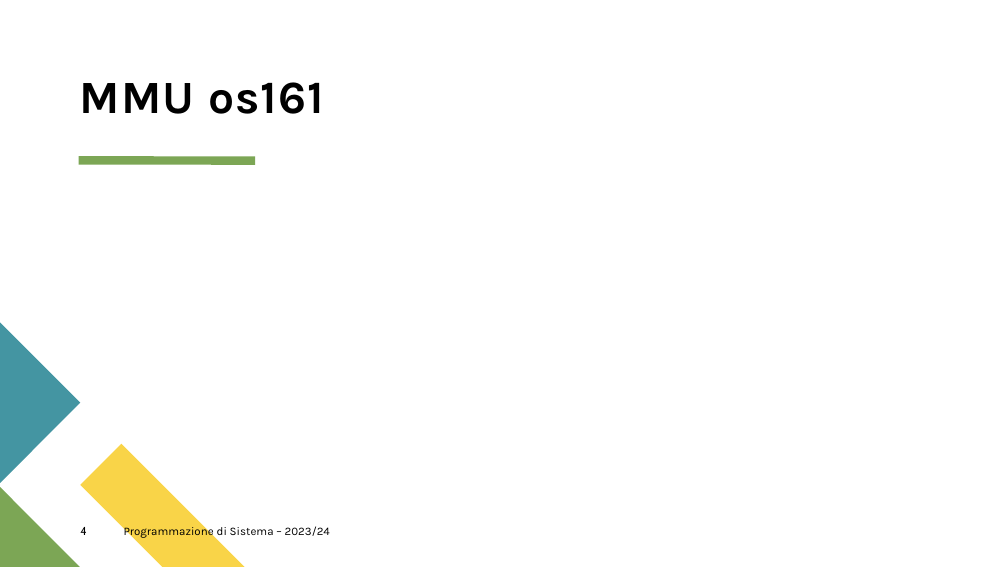
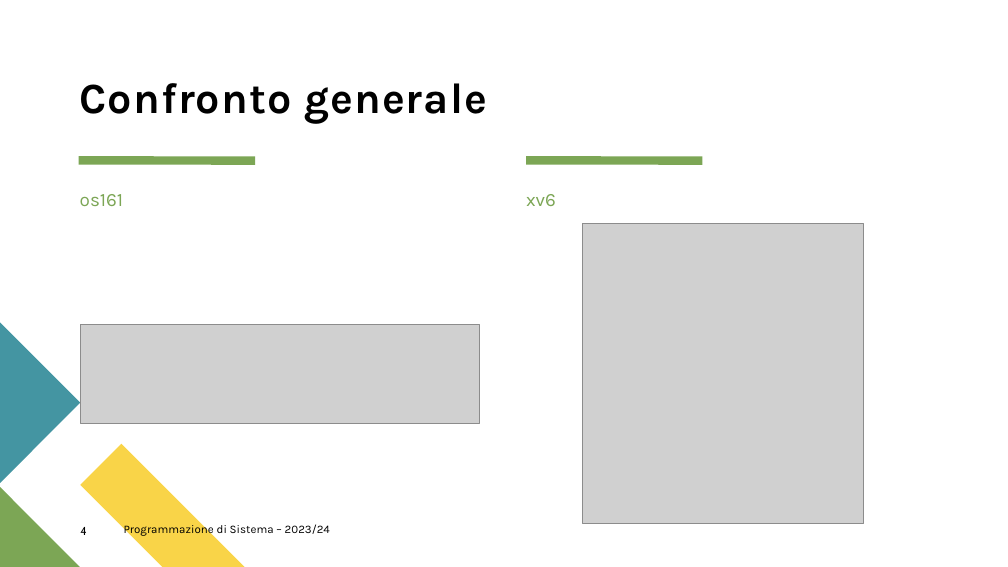
Before and after one commit to Zafonte/OS-project, a slide deck: slide 4 of OS161 Project/PDS.pptx. Drawn at 1008x567 pixels with LibreOffice and Linux fonts; fonts in the diff are those of the drawing; grey boxes stand for pictures. Boxes give left, top, right and bottom in pixels: in the first picture for what was removed or moved away, otherwise in the second. Text is boxed around its words. In the diff, an @@ line names an element or a change of style, - is before the commit and + after.

```diff
--- a/OS161 Project/PDS.pptx
+++ b/OS161 Project/PDS.pptx
@@ title at (x1=80, y1=83, x2=487, y2=124): text changed; size 44 to 41 pt @@
-MMU os161
+Confronto generale
@@ line added from (526, 160) to (702, 160), #7CA655 8 pt @@
@@ text added at (x1=80, y1=194, x2=124, y2=206), 18 pt, text #7CA655 @@
+os161
@@ text added at (x1=526, y1=194, x2=556, y2=206), 18 pt, text #7CA655 @@
+xv6
@@ picture added at (x1=582, y1=224, x2=864, y2=524) @@
@@ picture added at (x1=80, y1=324, x2=479, y2=423) @@
@@ page number at (x1=80, y1=527, x2=86, y2=535): more space between paragraphs @@
@@ text "Programmazione di Sistema – 2023/24" at (x1=124, y1=523, x2=330, y2=537): line spacing 1 to 0.9; more space between paragraphs @@
```
Also in this commit, not shown: 6 other slides changed.
